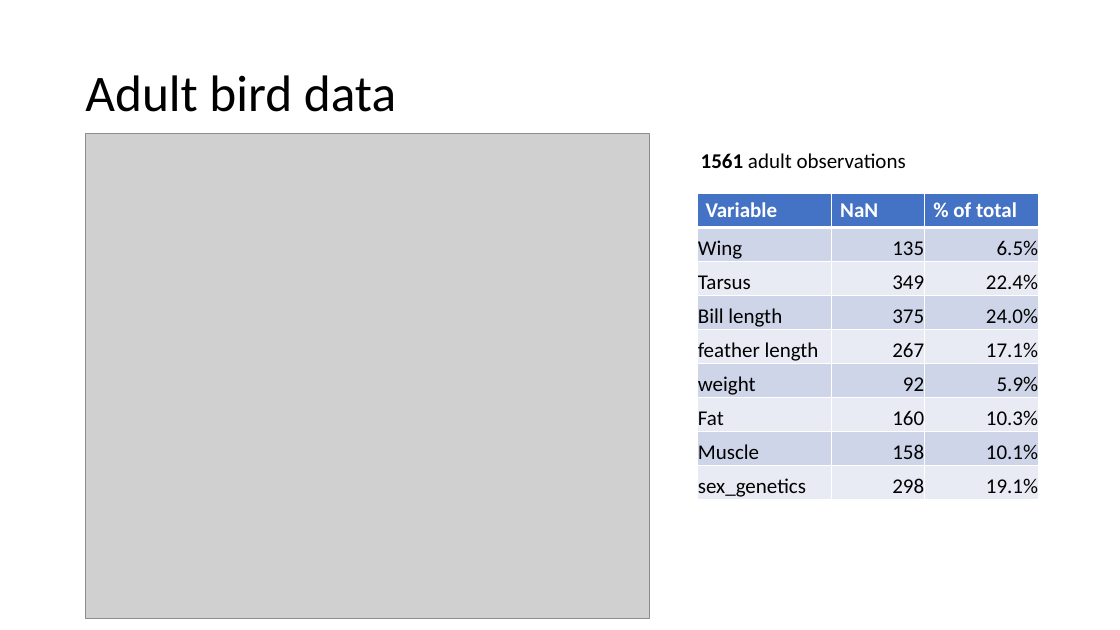
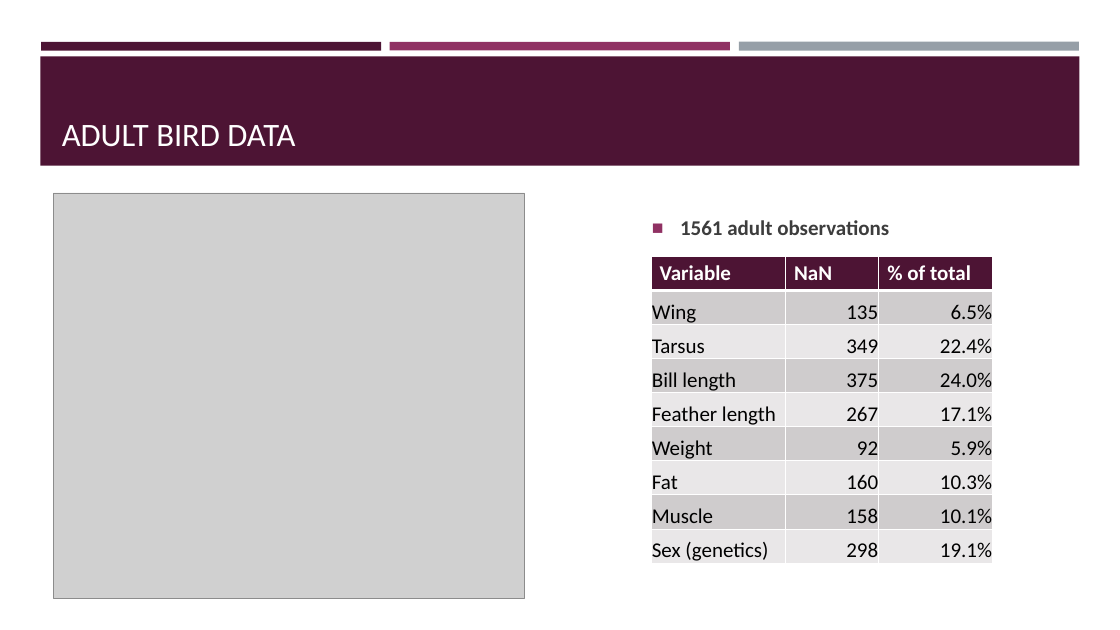
Before and after one commit to AlderCoder/Snow-finches, a slide deck: slide 7 of initial presentation.pptx. Drawn at 1120x630 pixels with LibreOffice and Linux fonts; fonts in the diff are those of the drawing; grey boxes stand for pictures. Boxes give left, top, right and bottom in pixels: in the first picture for what was removed or moved away, otherwise in the second. Text is boxed around its words. In the diff, an @@ line names an element or a change of style, - is before the commit and + after.

```diff
--- a/initial presentation.pptx
+++ b/initial presentation.pptx
@@ rectangle added at (40, 56, 1080, 166), fill #4D1434 @@
@@ rectangle added at (41, 42, 381, 50), fill #4D1434 @@
@@ rectangle added at (390, 42, 730, 50), fill #903163 @@
@@ rectangle added at (739, 42, 1079, 51), fill #969FA7 @@
@@ title "ADULT BIRD DATA" at (62, 125, 295, 147): vertical alignment middle to bottom @@
@@ title at (62, 125, 295, 147): text changed; size 44 to 28 pt; text colour #000000 to #FFFFFF @@
-Adult bird data
+ADULT BIRD DATA
@@ picture: place and size @@
-picture at (86, 134, 649, 618)
+picture at (54, 193, 525, 598)
@@ text "1561 adult observations": place and size @@
-text "1561 adult observations" at (701, 153, 906, 168)
+text "1561 adult observations" at (680, 220, 889, 235)
@@ text "1561 adult observations" at (680, 220, 889, 235): text colour #000000 to #3D3D3D; bold on in "adult observations"; bullet none to ■; more space between paragraphs; vertical alignment top to middle @@
@@ table at (651, 256, 993, 565) @@
-row 5, column 1: feather length
+row 5, column 1: Feather length
-row 6, column 1: weight
+row 6, column 1: Weight
-row 9, column 1: sex_genetics
+row 9, column 1: Sex (genetics)
@@ fill #4472C4 to #4D1434 in row 1 @@
@@ fill #CFD5EA to #D0CCCE in 12 cells @@
@@ fill #E9EBF5 to #E9E7E8 in 12 cells @@
@@ table: place and size @@
-table at (697, 193, 1039, 501)
+table at (651, 256, 993, 565)
```
Also in this commit, not shown: 19 other slides changed, 1 slide added.
